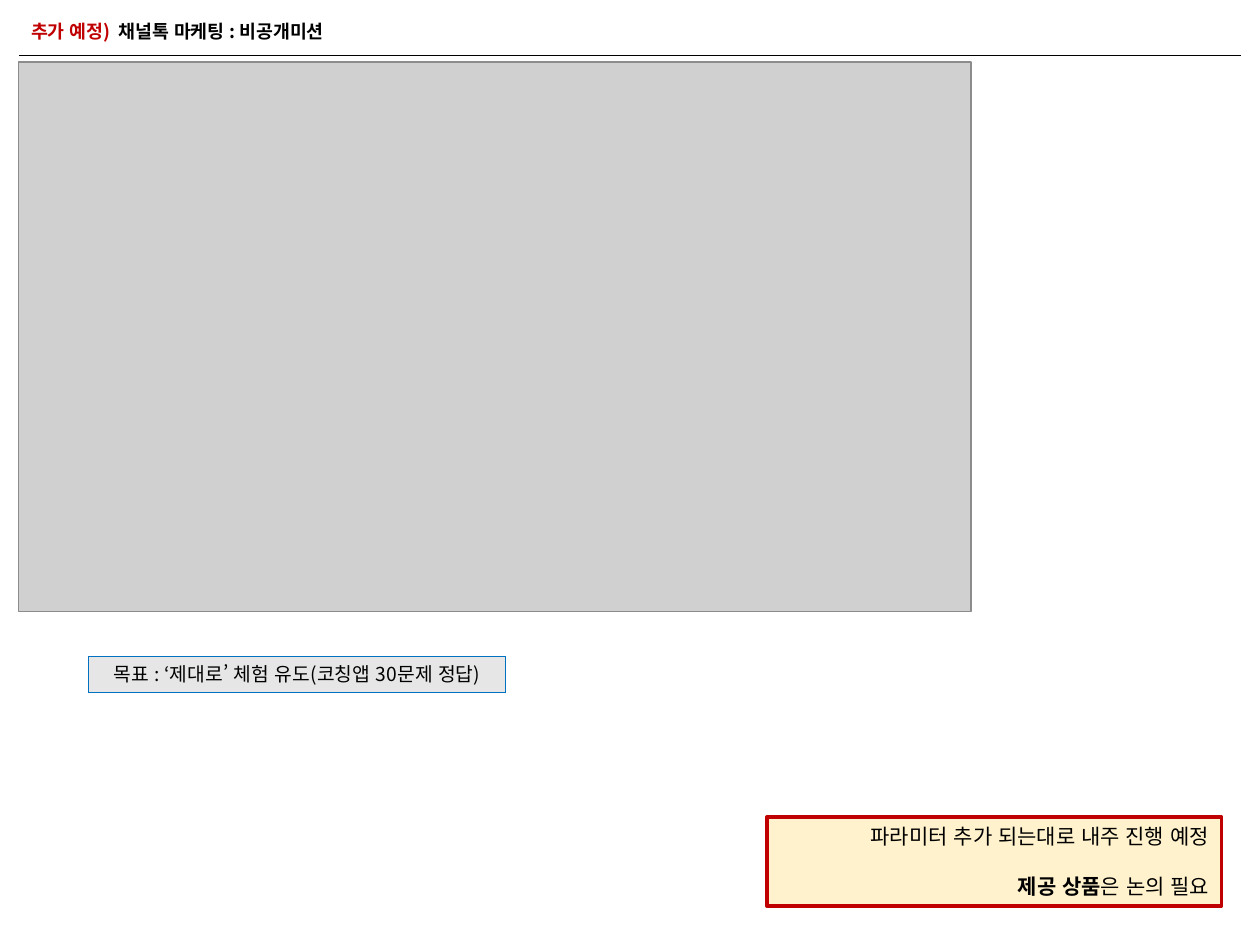
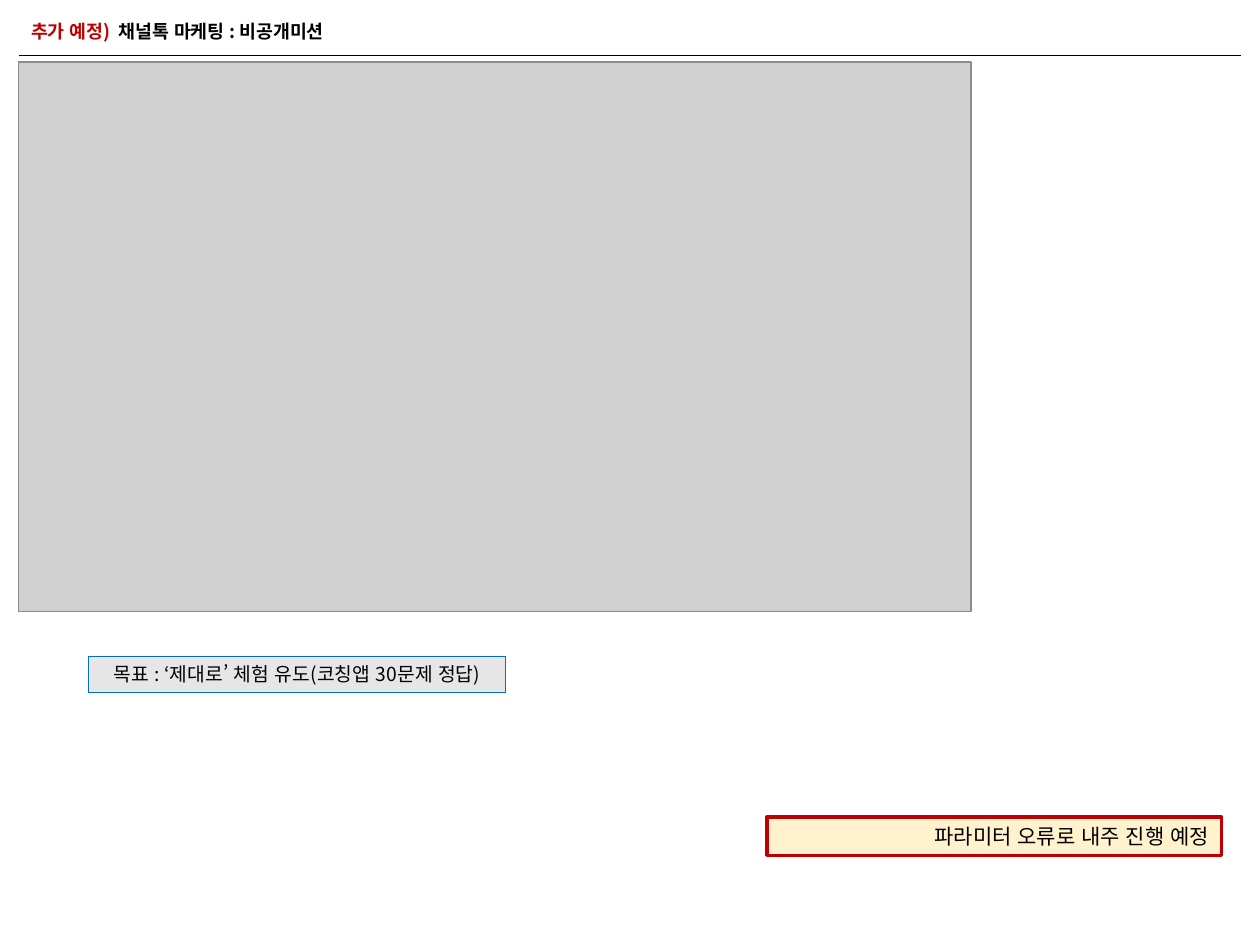
Before and after one commit to naxvinci/marketing, a slide deck: slide 10 of 업무보고0108.pptx (slide 4 before the commit). Drawn at 1260x945 pixels with LibreOffice and Linux fonts; fonts in the diff are those of the drawing; grey boxes stand for pictures. Boxes give left, top, right and bottom in pixels: in the first picture for what was removed or moved away, otherwise in the second. Text is boxed around its words. In the diff, an @@ line names an element or a change of style, - is before the commit and + after.

```diff
--- a/업무보고0108.pptx
+++ b/업무보고0108.pptx
@@ rectangle "파라미터 오류로 내주 진행 예정" resized from (x1=767, y1=818, x2=1222, y2=907) to (x1=767, y1=818, x2=1222, y2=856) @@
@@ text in rectangle at (x1=935, y1=826, x2=1209, y2=846): text changed @@
-파라미터 추가 되는대로 내주 진행 예정
-제공 상품은 논의 필요
+파라미터 오류로 내주 진행 예정
```
Also in this commit, not shown: 5 other slides changed, 6 slides added, 8 slides removed, 2 other files.
